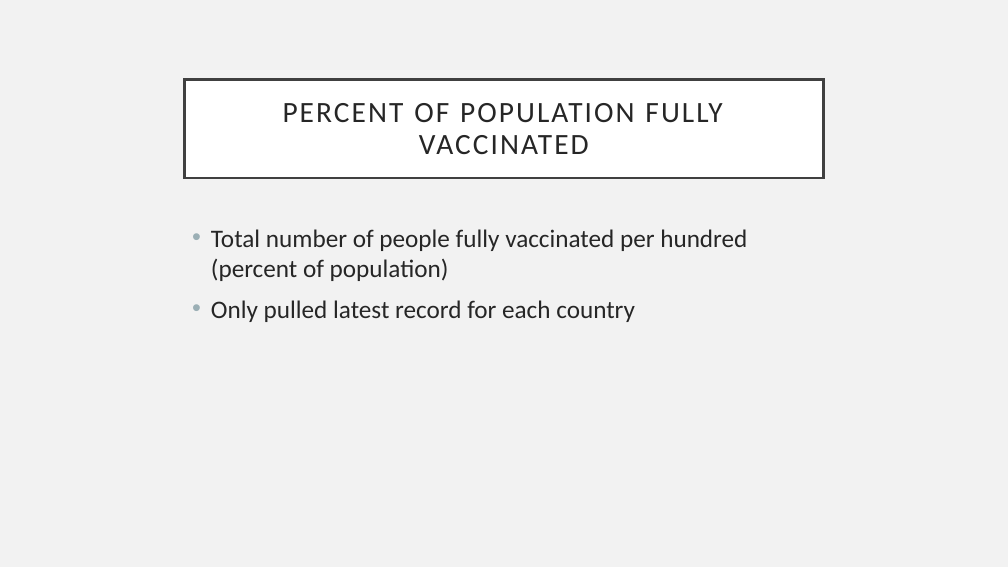
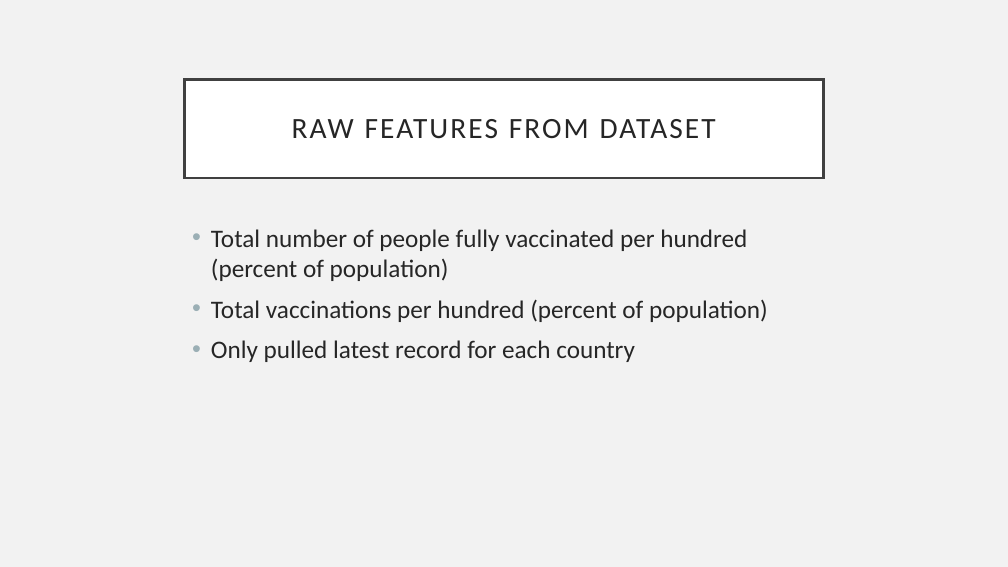
Before and after one commit to rebekahcallkacz/covid-vac-rollout, a slide deck: slide 6 of callari-kaczmarczyk_rollout_scores.pptx. Drawn at 1008x567 pixels with LibreOffice and Linux fonts; fonts in the diff are those of the drawing. Boxes give left, top, right and bottom in pixels: in the first picture for what was removed or moved away, otherwise in the second. Text is boxed around its words. In the diff, an @@ line names an element or a change of style, - is before the commit and + after.

```diff
--- a/callari-kaczmarczyk_rollout_scores.pptx
+++ b/callari-kaczmarczyk_rollout_scores.pptx
@@ title at (x1=292, y1=119, x2=716, y2=139): text changed @@
-PERCENT OF POPULATION FULLY VACCINATED
+RAW FEATURES FROM DATASET
@@ text at (x1=211, y1=299, x2=768, y2=322): paragraph added @@
+• Total vaccinations per hundred (percent of population)
```
Also in this commit, not shown: 1 other slide changed, 1 slide removed.
